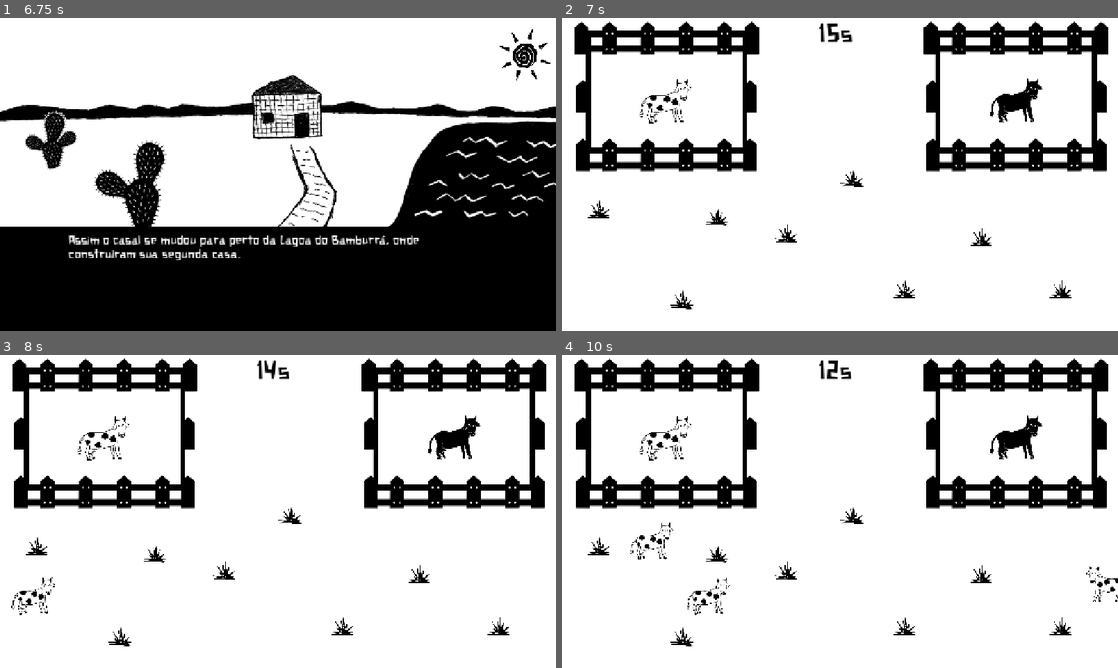
Above: before the commit, frames 1-4 (two rows, left to right).
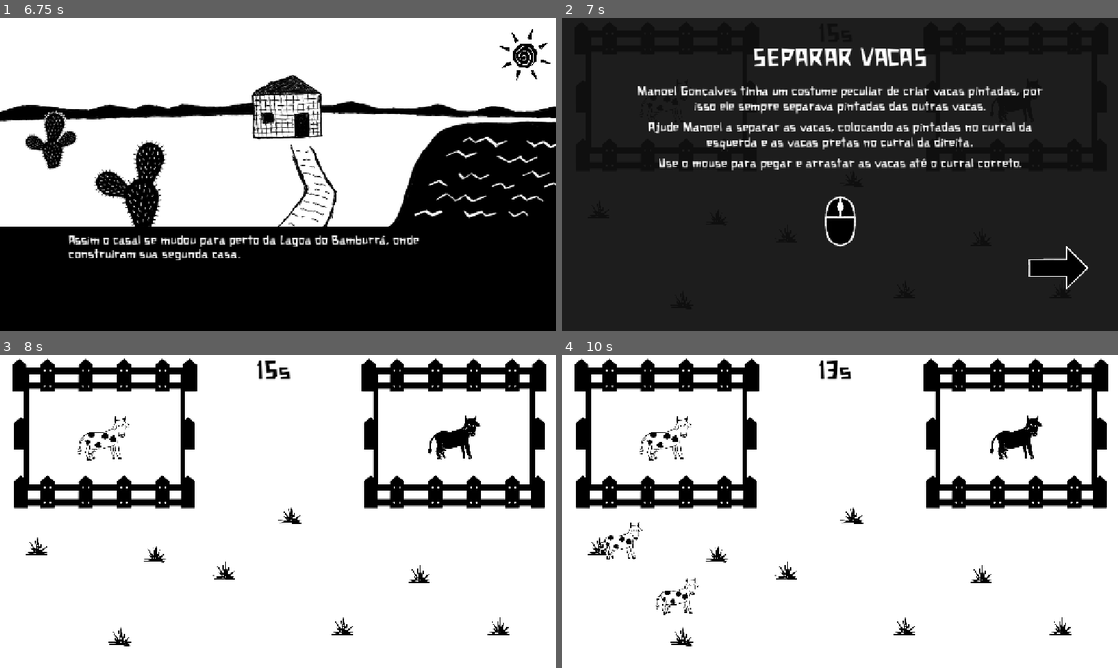
Above: after the commit, the same moments.

Repository: LaercioSR/the-legacy-of-manoel
Game: Godot game, scene res://scenes/levels/scene_5.tscn
Same seed, same stepped clock (60 frames per second), same inputs: the game is played once before the commit and once after it. This scene is started directly instead of the project's main scene.
Inputs (mouse positions are in pixels of both pictures, inside the frame that each line leads up to):
- Up to frame 1 (6.75 s): tap Enter (ui_accept) at 0.5, 0.77, 3.77 s; move the mouse to (400, 158) at 0.52 s; hold Right (ui_right) 0.53-1.25 s; click (400, 158) at 0.67 s; drag from (166, 190) to (250, 237) at 1.27 s; move the mouse to (333, 105) at 2.02 s; hold Right (ui_right) 2.03-2.75 s; click (333, 105) at 2.17 s; drag from (250, 237) to (111, 127) at 2.77 s; move the mouse to (444, 221) at 3.52 s; hold Left (ui_left) 3.53-4.25 s; click (444, 221) at 3.67 s; drag from (111, 127) to (194, 96) at 4.27 s; move the mouse to (305, 174) at 5.02 s; hold Left (ui_left) 5.03-5.75 s; click (305, 174) at 5.17 s; drag from (194, 96) to (166, 190) at 5.77 s; move the mouse to (400, 158) at 6.52 s; hold Right (ui_right) from 6.53 s (still down); click (400, 158) at 6.67 s
- Up to frame 2 (7 s): keep holding Right (ui_right); tap Enter (ui_accept) at 6.77 s
- Up to frame 3 (8 s): release Right (ui_right) at 7.25 s; click (494, 605) at 7.27 s
- Up to frame 4 (10 s): drag from (573, 574) to (1017, 439) at 8.02 s; move the mouse to (895, 442) at 8.77 s; hold Left (ui_left) 8.78-9.5 s; click (895, 442) at 8.92 s; drag from (600, 517) to (1017, 439) at 9.52 s

Frame 1 is identical in both runs. In frame 2, 88% of the frame differs, in the area x 0-100%, y 0-100%; in frame 3, 0.3%; in frame 4, 0.9%.

Commit message:
feat: add tutorial

Diff:
--- a/scenes/levels/minigame_bucket.tscn
+++ b/scenes/levels/minigame_bucket.tscn
@@ -5,10 +5,12 @@
 [ext_resource type="Texture2D" uid="uid://cguqxaja01nwc" path="res://assets/textures/bucket.webp" id="2_3swfi"]
 [ext_resource type="FontFile" uid="uid://cebmf2t670e83" path="res://assets/fonts/xilosa.ttf" id="3_m6xgm"]
 
-[node name="MinigameBucket" type="Node2D" node_paths=PackedStringArray("timerLabel", "balancingObject")]
+[node name="MinigameBucket" type="Node2D" node_paths=PackedStringArray("timerLabel", "balancingObject", "timer", "biasChangeTimer")]
 script = ExtResource("1_qy661")
 timerLabel = NodePath("timerLabel")
 balancingObject = NodePath("BalancingObject")
+timer = NodePath("timer")
+biasChangeTimer = NodePath("BiasChangeTimer")
 
 [node name="bg" type="TextureRect" parent="."]
 custom_minimum_size = Vector2(1280, 720)
@@ -33,7 +35,6 @@
 text = "60s"
 
 [node name="timer" type="Timer" parent="."]
-autostart = true
 
 [node name="BalancingObject" type="RigidBody2D" parent="."]
 position = Vector2(639, 194)
--- a/scenes/levels/minigame_cow.tscn
+++ b/scenes/levels/minigame_cow.tscn
@@ -12,10 +12,11 @@
 [sub_resource type="RectangleShape2D" id="RectangleShape2D_lrrqb"]
 size = Vector2(352, 224)
 
-[node name="MinigameCow" type="Node2D" node_paths=PackedStringArray("timerLabel")]
+[node name="MinigameCow" type="Node2D" node_paths=PackedStringArray("timerLabel", "timer")]
 script = ExtResource("1_ufcuf")
 timerLabel = NodePath("timerLabel")
 cow_scene = ExtResource("5_et8d4")
+timer = NodePath("timer")
 
 [node name="bg" type="ColorRect" parent="."]
 z_index = 1
@@ -44,7 +45,6 @@
 text = "60s"
 
 [node name="timer" type="Timer" parent="."]
-autostart = true
 
 [node name="areaLeft" type="Area2D" parent="."]
 z_index = 2
--- /dev/null
+++ b/scenes/ui/tutorials/tutorial_minigame_bucket.tscn
@@ -0,0 +1,116 @@
+[gd_scene load_steps=7 format=3 uid="uid://ccxij8llo26oy"]
+
+[ext_resource type="Script" uid="uid://fgk0o63j8ex4" path="res://scripts/ui/tutorial_minigame_bucket.gd" id="1_2gopp"]
+[ext_resource type="FontFile" uid="uid://cebmf2t670e83" path="res://assets/fonts/xilosa.ttf" id="2_2gopp"]
+[ext_resource type="Texture2D" uid="uid://e8ik81fteywg" path="res://assets/textures/key_left.webp" id="2_5773j"]
+[ext_resource type="Texture2D" uid="uid://clc6swshmhi2t" path="res://assets/textures/key_rigth.webp" id="3_2gopp"]
+[ext_resource type="Texture2D" uid="uid://ba870pd2bpymb" path="res://assets/textures/arrow.webp" id="4_eaknw"]
+[ext_resource type="Texture2D" uid="uid://16gupmjaplwk" path="res://assets/textures/arrow-hover.webp" id="5_opoe1"]
+
+[node name="TutorialMinigameBucket" type="CanvasLayer" node_paths=PackedStringArray("startButton")]
+script = ExtResource("1_2gopp")
+startButton = NodePath("Panel/MarginContainer/StartButton")
+
+[node name="ColorRect" type="ColorRect" parent="."]
+anchors_preset = 15
+anchor_right = 1.0
+anchor_bottom = 1.0
+grow_horizontal = 2
+grow_vertical = 2
+color = Color(0, 0, 0, 0.862745)
+
+[node name="Panel" type="Panel" parent="."]
+anchors_preset = 15
+anchor_right = 1.0
+anchor_bottom = 1.0
+grow_horizontal = 2
+grow_vertical = 2
+
+[node name="MarginContainer" type="MarginContainer" parent="Panel"]
+layout_mode = 1
+anchors_preset = 15
+anchor_right = 1.0
+anchor_bottom = 1.0
+grow_horizontal = 2
+grow_vertical = 2
+theme_override_constants/margin_left = 64
+theme_override_constants/margin_top = 64
+theme_override_constants/margin_right = 64
+theme_override_constants/margin_bottom = 64
+
+[node name="Label" type="Label" parent="Panel/MarginContainer"]
+layout_mode = 2
+size_flags_vertical = 0
+theme_override_fonts/font = ExtResource("2_2gopp")
+theme_override_font_sizes/font_size = 64
+text = "EQUILÍBRIO DE BALDE"
+horizontal_alignment = 1
+
+[node name="VBoxContainer" type="VBoxContainer" parent="Panel/MarginContainer"]
+layout_mode = 2
+size_flags_horizontal = 4
+size_flags_vertical = 4
+theme_override_constants/separation = 16
+
+[node name="Label2" type="Label" parent="Panel/MarginContainer/VBoxContainer"]
+custom_minimum_size = Vector2(960, 0)
+layout_mode = 2
+theme_override_fonts/font = ExtResource("2_2gopp")
+theme_override_font_sizes/font_size = 32
+text = "Dona Anastácia foi buscar água e está voltando para casa."
+horizontal_alignment = 1
+autowrap_mode = 3
+
+[node name="Label3" type="Label" parent="Panel/MarginContainer/VBoxContainer"]
+custom_minimum_size = Vector2(960, 0)
+layout_mode = 2
+theme_override_fonts/font = ExtResource("2_2gopp")
+theme_override_font_sizes/font_size = 32
+text = "Ajude Anastácia a equilibrar o balde água na sua cabeça."
+horizontal_alignment = 1
+autowrap_mode = 3
+
+[node name="Label4" type="Label" parent="Panel/MarginContainer/VBoxContainer"]
+custom_minimum_size = Vector2(960, 0)
+layout_mode = 2
+theme_override_fonts/font = ExtResource("2_2gopp")
+theme_override_font_sizes/font_size = 32
+text = "Use as teclas de direção para equilibrar o balde no sentido contrário ao qual ele está caindo."
+horizontal_alignment = 1
+autowrap_mode = 3
+
+[node name="HBoxContainer" type="HBoxContainer" parent="Panel/MarginContainer/VBoxContainer"]
+layout_mode = 2
+alignment = 1
+
+[node name="TextureRect" type="TextureRect" parent="Panel/MarginContainer/VBoxContainer/HBoxContainer"]
+custom_minimum_size = Vector2(200, 200)
+layout_mode = 2
+size_flags_horizontal = 4
+size_flags_vertical = 4
+texture = ExtResource("2_5773j")
+expand_mode = 1
+stretch_mode = 5
+
+[node name="TextureRect2" type="TextureRect" parent="Panel/MarginContainer/VBoxContainer/HBoxContainer"]
+custom_minimum_size = Vector2(200, 200)
+layout_mode = 2
+size_flags_horizontal = 4
+size_flags_vertical = 4
+texture = ExtResource("3_2gopp")
+expand_mode = 1
+stretch_mode = 5
+
+[node name="StartButton" type="TextureButton" parent="Panel/MarginContainer"]
+custom_minimum_size = Vector2(160, 160)
+layout_mode = 2
+size_flags_horizontal = 8
+size_flags_vertical = 8
+texture_normal = ExtResource("4_eaknw")
+texture_pressed = ExtResource("5_opoe1")
+texture_hover = ExtResource("5_opoe1")
+ignore_texture_size = true
+stretch_mode = 5
+flip_h = true
+
+[connection signal="pressed" from="Panel/MarginContainer/StartButton" to="." method="_on_start_button_pressed"]
--- /dev/null
+++ b/scenes/ui/tutorials/tutorial_minigame_cow.tscn
@@ -0,0 +1,102 @@
+[gd_scene load_steps=6 format=3 uid="uid://l822iwi7nviw"]
+
+[ext_resource type="FontFile" uid="uid://cebmf2t670e83" path="res://assets/fonts/xilosa.ttf" id="1_c8lrc"]
+[ext_resource type="Script" uid="uid://bigwrc7v3slhf" path="res://scripts/ui/tutorial_minigame_cow.gd" id="1_r5wt7"]
+[ext_resource type="Texture2D" uid="uid://dohwqlfvry0o2" path="res://assets/textures/mouse.webp" id="2_r5wt7"]
+[ext_resource type="Texture2D" uid="uid://ba870pd2bpymb" path="res://assets/textures/arrow.webp" id="3_tcv84"]
+[ext_resource type="Texture2D" uid="uid://16gupmjaplwk" path="res://assets/textures/arrow-hover.webp" id="4_7xe1h"]
+
+[node name="TutorialMinigameCow" type="CanvasLayer" node_paths=PackedStringArray("startButton")]
+script = ExtResource("1_r5wt7")
+startButton = NodePath("Panel/MarginContainer/StartButton")
+
+[node name="ColorRect" type="ColorRect" parent="."]
+anchors_preset = 15
+anchor_right = 1.0
+anchor_bottom = 1.0
+grow_horizontal = 2
+grow_vertical = 2
+color = Color(0, 0, 0, 0.862745)
+
+[node name="Panel" type="Panel" parent="."]
+anchors_preset = 15
+anchor_right = 1.0
+anchor_bottom = 1.0
+grow_horizontal = 2
+grow_vertical = 2
+
+[node name="MarginContainer" type="MarginContainer" parent="Panel"]
+layout_mode = 1
+anchors_preset = 15
+anchor_right = 1.0
+anchor_bottom = 1.0
+grow_horizontal = 2
+grow_vertical = 2
+theme_override_constants/margin_left = 64
+theme_override_constants/margin_top = 64
+theme_override_constants/margin_right = 64
+theme_override_constants/margin_bottom = 64
+
+[node name="Label" type="Label" parent="Panel/MarginContainer"]
+layout_mode = 2
+size_flags_vertical = 0
+theme_override_fonts/font = ExtResource("1_c8lrc")
+theme_override_font_sizes/font_size = 64
+text = "SEPARAR VACAS"
+horizontal_alignment = 1
+
+[node name="VBoxContainer" type="VBoxContainer" parent="Panel/MarginContainer"]
+layout_mode = 2
+size_flags_horizontal = 4
+size_flags_vertical = 4
+theme_override_constants/separation = 16
+
+[node name="Label2" type="Label" parent="Panel/MarginContainer/VBoxContainer"]
+custom_minimum_size = Vector2(960, 0)
+layout_mode = 2
+theme_override_fonts/font = ExtResource("1_c8lrc")
+theme_override_font_sizes/font_size = 32
+text = "Manoel Gonçalves tinha um costume peculiar de criar vacas pintadas, por isso ele sempre separava pintadas das outras vacas."
+horizontal_alignment = 1
+autowrap_mode = 3
+
+[node name="Label3" type="Label" parent="Panel/MarginContainer/VBoxContainer"]
+custom_minimum_size = Vector2(960, 0)
+layout_mode = 2
+theme_override_fonts/font = ExtResource("1_c8lrc")
+theme_override_font_sizes/font_size = 32
+text = "Ajude Manoel a separar as vacas, colocando as pintadas no curral da esquerda e as vacas pretas no curral da direita."
+horizontal_alignment = 1
+autowrap_mode = 3
+
+[node name="Label4" type="Label" parent="Panel/MarginContainer/VBoxContainer"]
+custom_minimum_size = Vector2(960, 0)
+layout_mode = 2
+theme_override_fonts/font = ExtResource("1_c8lrc")
+theme_override_font_sizes/font_size = 32
+text = "Use o mouse para pegar e arrastar as vacas até o curral correto."
+horizontal_alignment = 1
+autowrap_mode = 3
+
+[node name="TextureRect" type="TextureRect" parent="Panel/MarginContainer/VBoxContainer"]
+custom_minimum_size = Vector2(200, 200)
+layout_mode = 2
+size_flags_horizontal = 4
+size_flags_vertical = 4
+texture = ExtResource("2_r5wt7")
+expand_mode = 1
+stretch_mode = 5
+
+[node name="StartButton" type="TextureButton" parent="Panel/MarginContainer"]
+custom_minimum_size = Vector2(160, 160)
+layout_mode = 2
+size_flags_horizontal = 8
+size_flags_vertical = 8
+texture_normal = ExtResource("3_tcv84")
+texture_pressed = ExtResource("4_7xe1h")
+texture_hover = ExtResource("4_7xe1h")
+ignore_texture_size = true
+stretch_mode = 5
+flip_h = true
+
+[connection signal="pressed" from="Panel/MarginContainer/StartButton" to="." method="_on_start_button_pressed"]
--- a/scripts/game/minigame_bucket.gd
+++ b/scripts/game/minigame_bucket.gd
@@ -5,6 +5,8 @@
 @export_category("Objects")
 @export var timerLabel: Label
 @export var balancingObject: RigidBody2D
+@export var timer: Timer
+@export var biasChangeTimer: Timer
 
 @export_category("Variables")
 @export var balance_speed = 1000
@@ -16,9 +18,8 @@
 @export var time = 15
 @export var game_mode: GameMode = GameMode.MENU
 
-var game_running = true
+var game_running = false
 var current_bias_direction = 1
-
 
 func _ready():
 	balancingObject.angular_damp = 1.2
@@ -27,13 +28,24 @@
 	current_bias_direction = 1 if randf() > 0.5 else -1
 
 	balancingObject.apply_torque(current_bias_direction * initial_tilt_force)
+	show_tutorial()
 
-	$BiasChangeTimer.start()
 
 func initialize(mode: GameMode, custom_time: int = 15):
 	game_mode = mode
 	time = custom_time
 	timerLabel.text = str(time) + "s"
+
+func show_tutorial():
+	var tutorial = preload("res://scenes/ui/tutorials/tutorial_minigame_bucket.tscn").instantiate()
+	add_child(tutorial)
+	tutorial.connect("minigame_tutorial_completed", start_game)
+
+func start_game():
+	game_running = true
+	timerLabel.text = str(time) + "s"
+	timer.start()
+	biasChangeTimer.start()
 
 func _physics_process(delta):
 	if not game_running:
@@ -64,8 +76,8 @@
 
 func _on_bias_change_timer_timeout():
 	current_bias_direction *= -1
-	$BiasChangeTimer.wait_time = randf_range(2.0, 5.0)
-	$BiasChangeTimer.start()
+	biasChangeTimer.wait_time = randf_range(2.0, 5.0)
+	biasChangeTimer.start()
 
 func game_over():
 	game_running = false
--- a/scripts/game/minigame_cow.gd
+++ b/scripts/game/minigame_cow.gd
@@ -6,6 +6,7 @@
 @export_category("Objects")
 @export var timerLabel: Label
 @export var cow_scene: PackedScene
+@export var timer: Timer
 
 @export_category("Variables")
 @export var spawn_rate = 1.0
@@ -15,13 +16,17 @@
 
 var spawn_timer = 0.0
 var screen_size
+var game_running = false
 
 func _ready():
 	screen_size = get_viewport_rect().size
 	randomize()
 	timerLabel.text = str(time) + "s"
+	show_tutorial()
 
 func _process(delta):
+	if !game_running: return
+
 	spawn_timer += delta
 	if spawn_timer >= 1.0 / spawn_rate:
 		spawn_cow()
@@ -33,6 +38,16 @@
 	time = custom_time
 	spawn_rate = custom_spawn_rate
 	timerLabel.text = str(time) + "s"
+
+func show_tutorial():
+	var tutorial = preload("res://scenes/ui/tutorials/tutorial_minigame_cow.tscn").instantiate()
+	add_child(tutorial)
+	tutorial.connect("minigame_tutorial_completed", start_game)
+
+func start_game():
+	game_running = true
+	timerLabel.text = str(time) + "s"
+	timer.start()
 
 func cleanup_cows():
 	for cow in get_children():
--- /dev/null
+++ b/scripts/ui/tutorial_minigame_bucket.gd
@@ -0,0 +1,13 @@
+extends CanvasLayer
+
+signal minigame_tutorial_completed
+
+@export var startButton: TextureButton
+
+func _ready():
+	startButton.grab_focus()
+
+func _on_start_button_pressed():
+	emit_signal("minigame_tutorial_completed")
+	queue_free()
+	return
--- /dev/null
+++ b/scripts/ui/tutorial_minigame_cow.gd
@@ -0,0 +1,13 @@
+extends CanvasLayer
+
+signal minigame_tutorial_completed
+
+@export var startButton: TextureButton
+
+func _ready():
+	startButton.grab_focus()
+
+func _on_start_button_pressed():
+	emit_signal("minigame_tutorial_completed")
+	queue_free()
+	return
Binary file added: assets/textures/key_left.webp
Binary file added: assets/textures/key_rigth.webp
Binary file added: assets/textures/mouse.webp
Not shown, added: scripts/ui/tutorial_minigame_bucket.gd.uid
Not shown, added: scripts/ui/tutorial_minigame_cow.gd.uid
